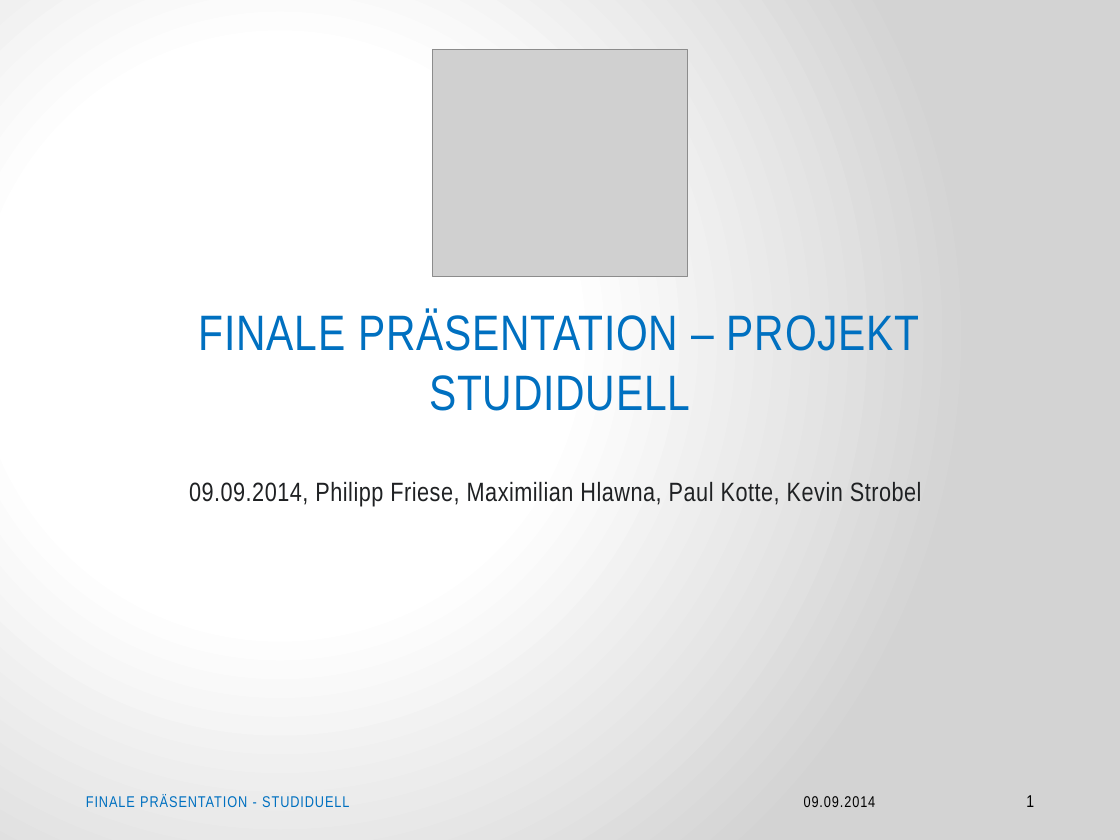
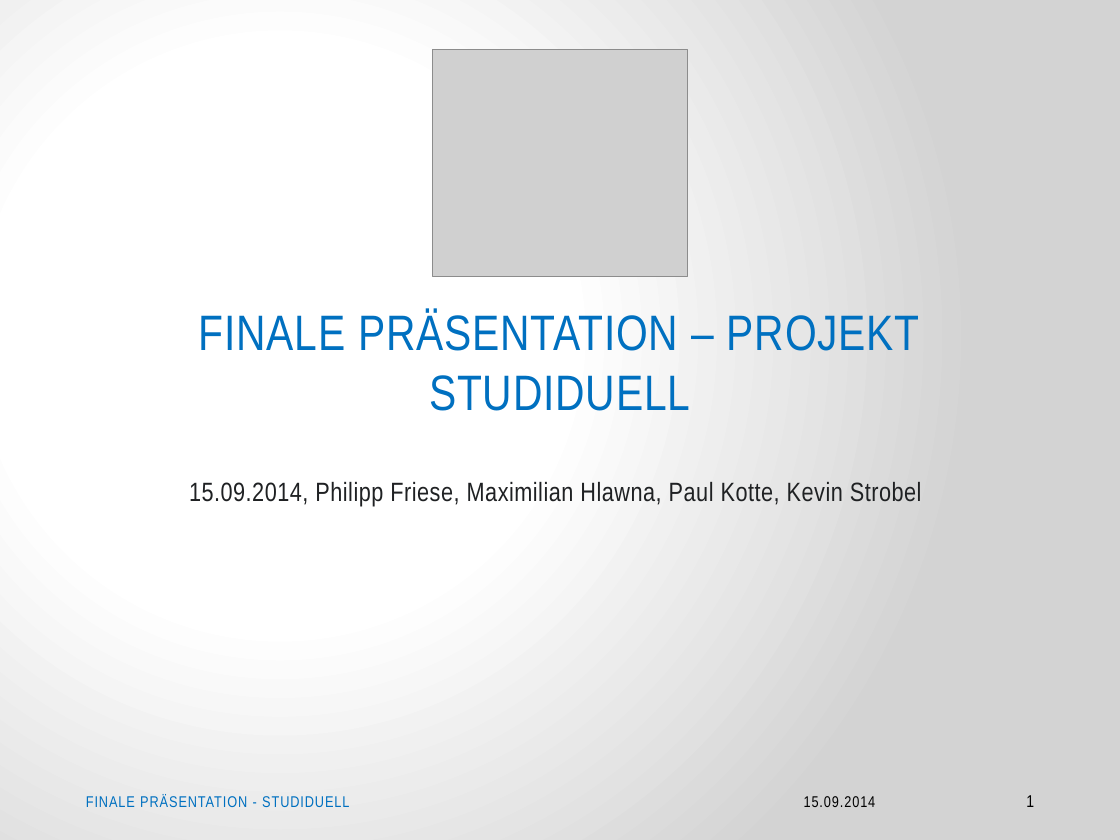
Before and after one commit to Jessi93/Quizduell, a slide deck: slide 1 of Documents/Präsentationen/2014.09.16_Finale Präsentation – Projekt Studiduell.pptx. Drawn at 1120x840 pixels with LibreOffice and Linux fonts; fonts in the diff are those of the drawing; grey boxes stand for pictures; background and template pictures are left out. Boxes give left, top, right and bottom in pixels: in the first picture for what was removed or moved away, otherwise in the second. Text is boxed around its words. In the diff, an @@ line names an element or a change of style, - is before the commit and + after.

Commit message:
finale präse

```diff
--- a/Documents/Präsentationen/2014.09.16_Finale Präsentation – Projekt Studiduell.pptx
+++ b/Documents/Präsentationen/2014.09.16_Finale Präsentation – Projekt Studiduell.pptx
@@ text at (189,482,922,507): text changed @@
-09.09.2014, Philipp Friese, Maximilian Hlawna, Paul Kotte, Kevin Strobel
+15.09.2014, Philipp Friese, Maximilian Hlawna, Paul Kotte, Kevin Strobel
@@ text at (804,796,876,807): text changed @@
-09.09.2014
+15.09.2014
```
Also in this commit, not shown: 12 other slides changed, 1 slide added, 1 slide removed.
